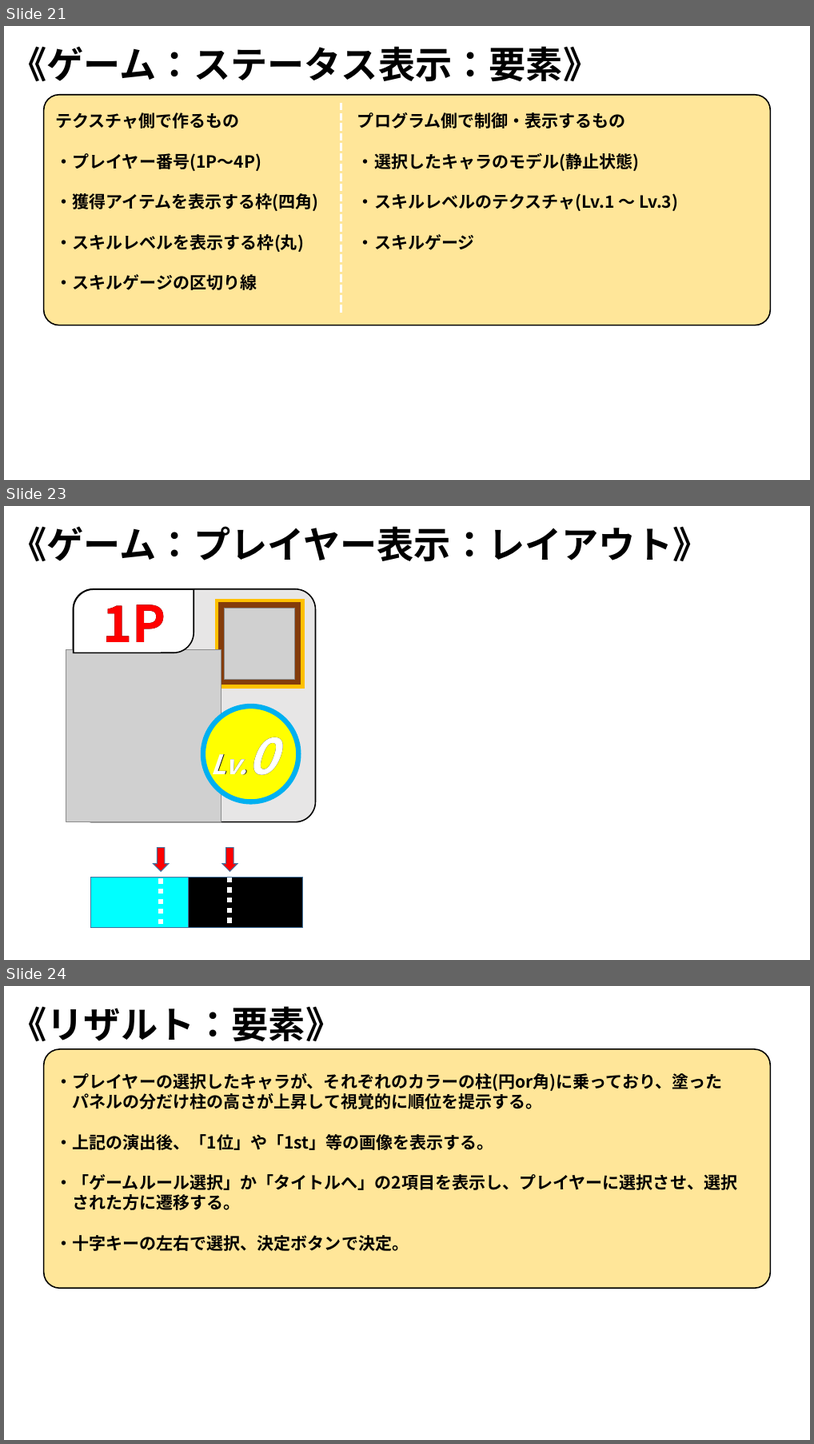
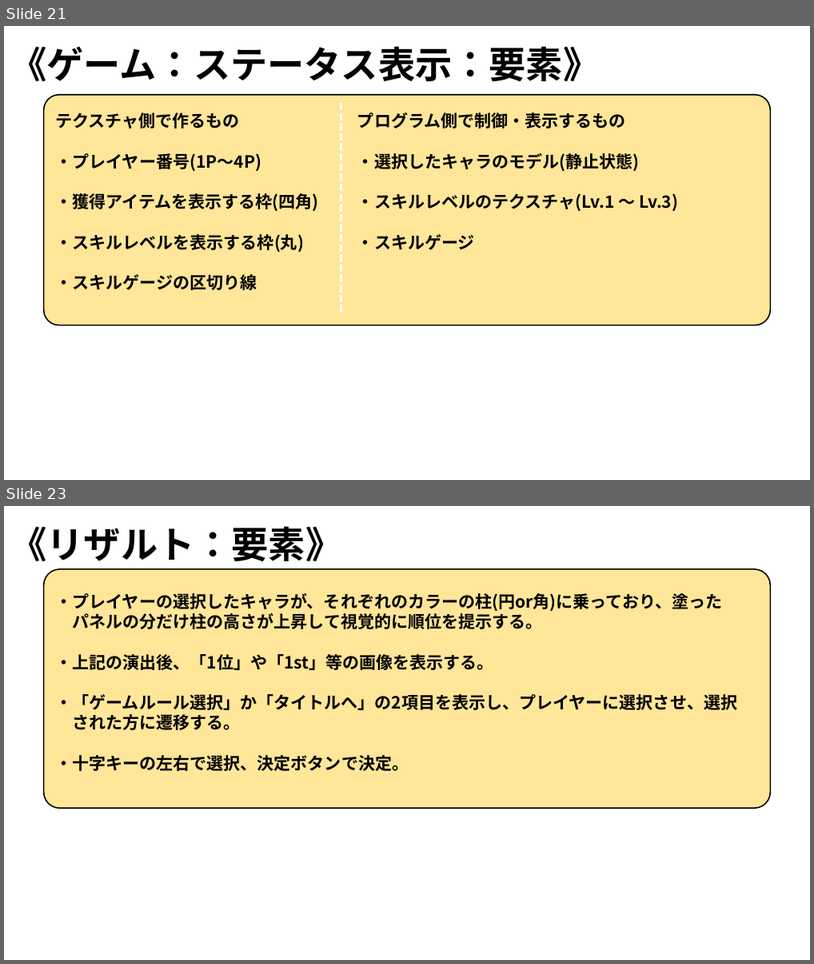
Before and after one commit to ARITA-MEIGEN/C-Team001, a slide deck: data/GS3_チーム2_仕様書.pptx. Shown one above the other, each under a label of ours: slides 21, 23 and 24 before the commit, slides 21 and 23 after it; the slides between them are not shown. The pictures are 814x1444 and 814x964 pixels, drawn with LibreOffice and Linux fonts; fonts in the diff are those of the drawing; grey boxes stand for pictures; background and template pictures are left out. Boxes give left, top, right and bottom in pixels: in the first picture for what was removed or moved away, otherwise in the second. Text is boxed around its words. In the diff, an @@ line names an element or a change of style, - is before the commit and + after.

```diff
--- a/data/GS3_チーム2_仕様書.pptx
+++ b/data/GS3_チーム2_仕様書.pptx
@@ slide 23 removed at (4, 506, 810, 960), background picture (left out) @@
@@ text removed at (10, 526, 710, 561) @@
-《ゲーム：プレイヤー表示：レイアウト》
@@ rounded rectangle removed at (73, 589, 315, 822) @@
@@ round diag rect removed at (74, 589, 194, 653) @@
@@ text removed at (97, 589, 174, 656) @@
-1P
@@ rectangle removed at (217, 600, 303, 686) @@
@@ text removed at (102, 604, 166, 654) @@
-1P
@@ picture removed at (224, 608, 295, 679) @@
@@ picture removed at (66, 650, 221, 822) @@
@@ ellipse removed at (203, 706, 298, 802) @@
@@ text removed at (248, 736, 278, 775) @@
-Lv.0
@@ text removed at (211, 754, 248, 782) @@
-Lv.0
@@ down arrow removed at (154, 847, 169, 871) @@
@@ down arrow removed at (222, 847, 238, 871) @@
@@ rectangle removed at (90, 877, 302, 928) @@
@@ rectangle removed at (91, 877, 189, 928) @@
@@ line removed from (162, 878) to (162, 927) @@
@@ line removed from (230, 877) to (230, 927) @@
@@ what was slide 24 is now slide 23 @@
```
Also in this commit, not shown: 3 slides changed, 1 slide added.
